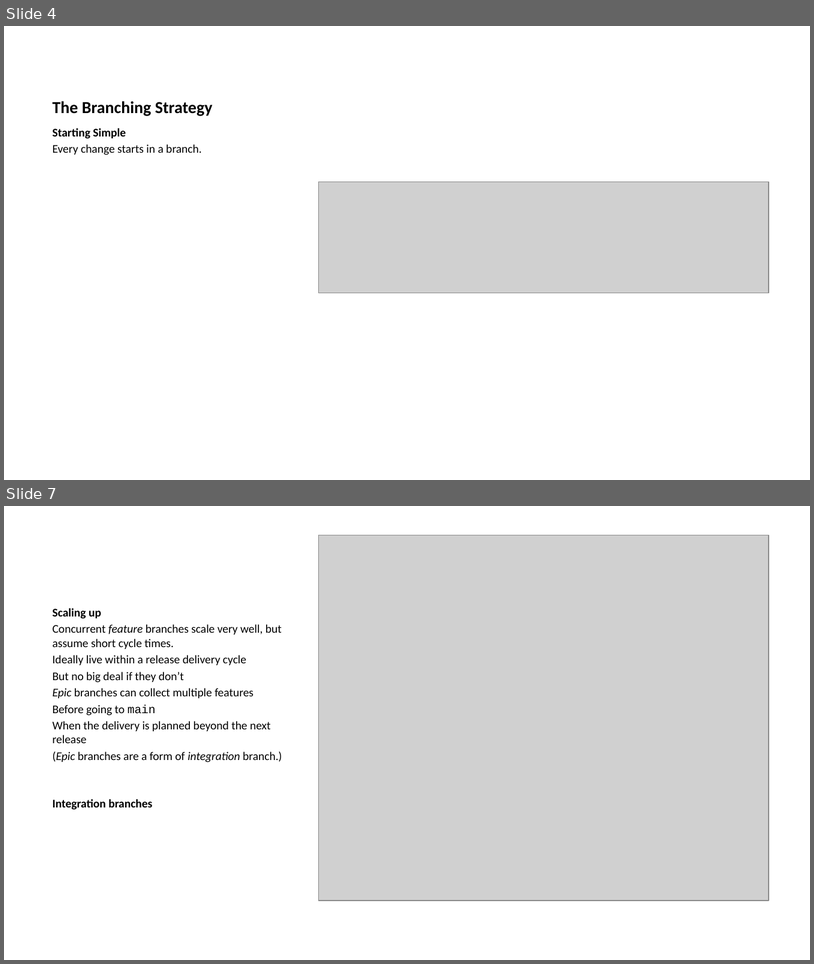
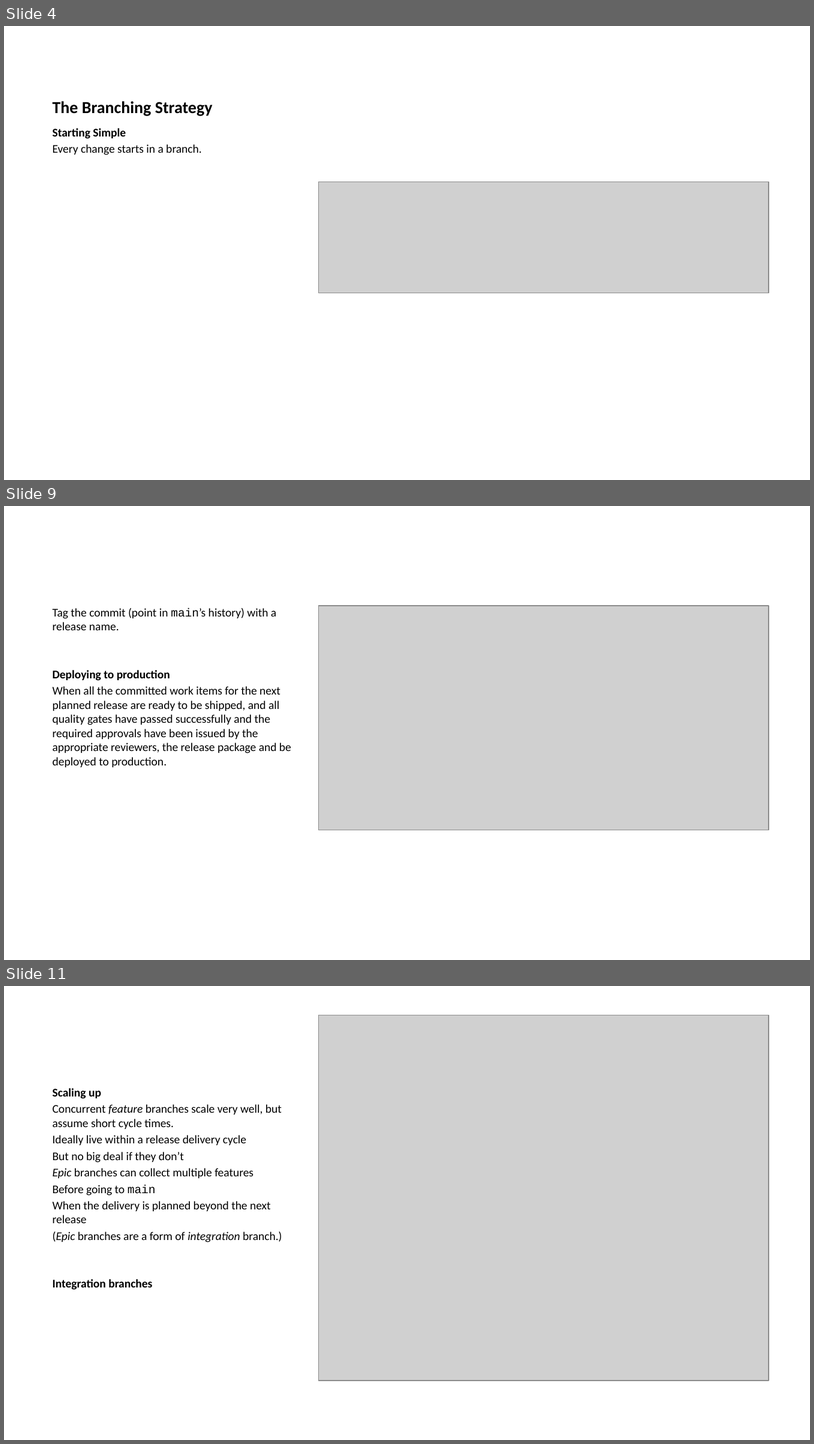
Before and after one commit to ijmitch/ukgse-2024-devops-git, a slide deck: docs/p1.pptx. Shown one above the other, each under a label of ours: slides 4 and 7 before the commit, slides 4, 9 and 11 after it; the slides between them are not shown. The pictures are 814x964 and 814x1444 pixels, drawn with LibreOffice and Linux fonts; fonts in the diff are those of the drawing; grey boxes stand for pictures. Boxes give left, top, right and bottom in pixels: in the first picture for what was removed or moved away, otherwise in the second. Text is boxed around its words. In the diff, an @@ line names an element or a change of style, - is before the commit and + after.

```diff
--- a/docs/p1.pptx
+++ b/docs/p1.pptx
@@ slide 9 added at [4,506,810,960], background #FFFFFF @@
@@ text added at [53,608,291,767], 10.5 pt, text #000000 @@
+Tag the commit (point in main’s history) with a release name.
+Deploying to production
+When all the committed work items for the next planned release are ready to be shipped, and all quality gates have passed successfully and the required approvals have been issued by the appropriate reviewers, the release package and be deployed to production.
@@ picture added at [318,606,768,830] @@
@@ what was slide 7 is now slide 11 @@
```
Also in this commit, not shown: 4 slides changed, 3 other slides added, 1 slide removed, 16 other files.
